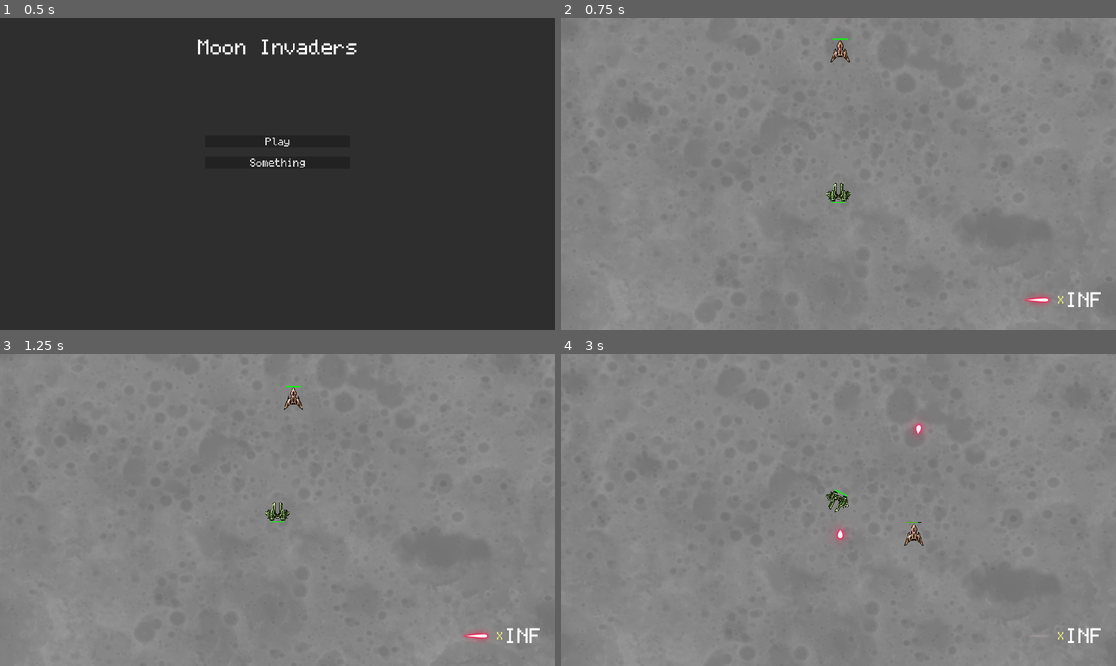
Above: before the commit, frames 1-4 (two rows, left to right).
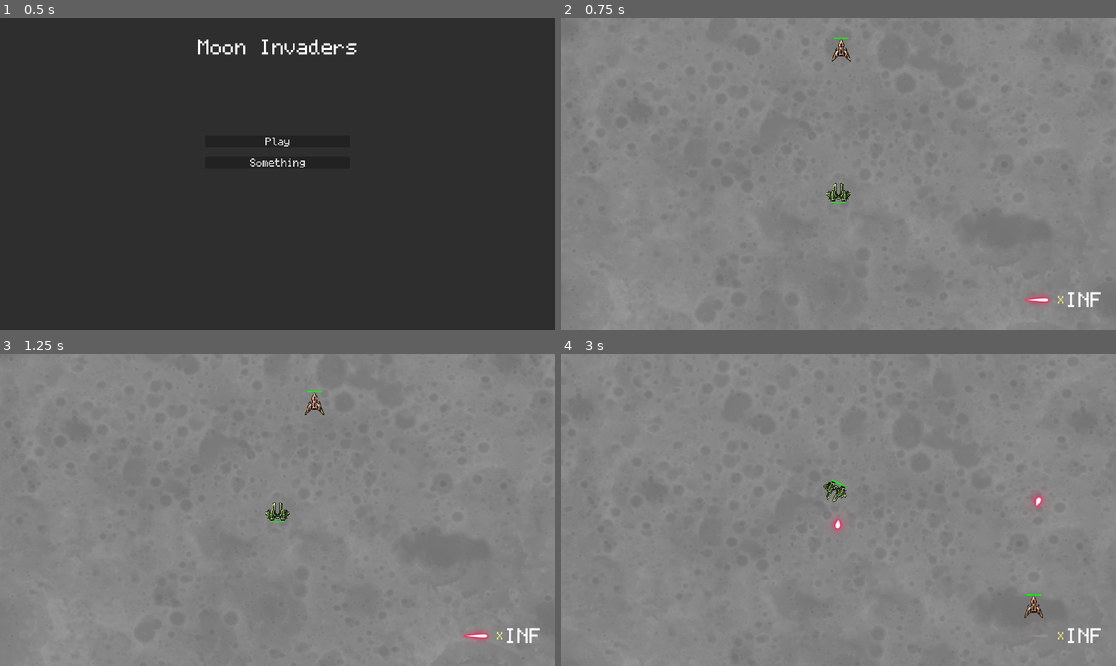
Above: after the commit, the same moments.

Repository: WeaselGames/MoonInvaders
Game: Godot game, scene res://scenes/main.tscn
Two runs of this game, one before a commit and one after it. Both use one fixed random seed, a clock stepped at 60 frames per second and the inputs below.
Inputs:
- Up to frame 1 (0.5 s): no input
- Up to frame 2 (0.75 s): click "Play" at 0.5 s
- Up to frame 3 (1.25 s): no input
- Up to frame 4 (3 s): hold D (spaceship_rotate_right) 1.28-2.03 s; tap Space (spaceship_fire) at 1.35, 2.1, 2.85 s; hold S (spaceship_backward) 2.03-2.78 s; hold D (spaceship_rotate_right) from 2.78 s (still down)

Frame 1 is identical in both runs. In frame 2, 0.1% of the frame differs, in the area x 48-53%, y 6-15%; in frame 3, 0.2%; in frame 4, 0.8%, in the area x 7-93%, y 4-98%.

Commit message:
Update movement speed

Diff:
--- a/scenes/ships/player/player.tscn
+++ b/scenes/ships/player/player.tscn
@@ -14,6 +14,7 @@
 script = ExtResource("1_mugof")
 health_bar = NodePath("HealthBar")
 sprite = NodePath("Sprite2D")
+max_strafe_speed = null
 weapon_hardpoints = [NodePath("LeftPhaser"), NodePath("RighPhaser"), NodePath("CenterMissile")]
 
 [node name="Sprite2D" type="Sprite2D" parent="."]
--- a/scenes/ships/ship.gd
+++ b/scenes/ships/ship.gd
@@ -11,8 +11,7 @@
 
 @export var max_health: int = 100
 
-@export var max_speed: int = 200
-@export var max_strafe_speed: int = 100
+@export var max_speed: int = 400
 @export var friction: int = 10
 @export var acceleration: int = 15
 @export var yaw_acceleration: float = 1
@@ -90,7 +89,9 @@
 	if input.thrust == 0 and input.strafe == 0:
 		velocity = velocity.move_toward(Vector2(0, 0), friction)
 	else:
-		velocity = velocity.move_toward(Vector2(input.strafe * max_strafe_speed, input.thrust * max_speed).rotated(rotation), acceleration)
+		velocity = velocity.move_toward(Vector2(input.strafe * max_speed, input.thrust * max_speed).rotated(rotation), acceleration)
+
+	velocity = velocity.limit_length(max_speed)
 
 	move_and_slide()
 
--- a/scenes/ui/canvas_layer.tscn
+++ b/scenes/ui/canvas_layer.tscn
@@ -34,4 +34,3 @@
 [node name="GameOverMenu" parent="Menus" instance=ExtResource("6_k28s6")]
 visible = false
 layout_mode = 1
-is_paused = true
